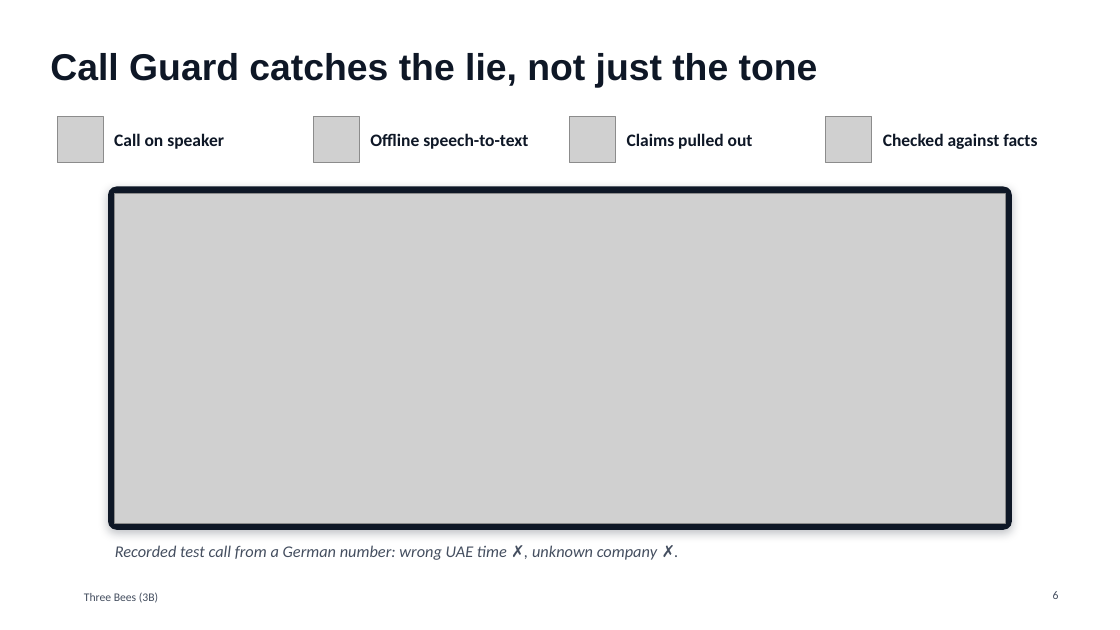
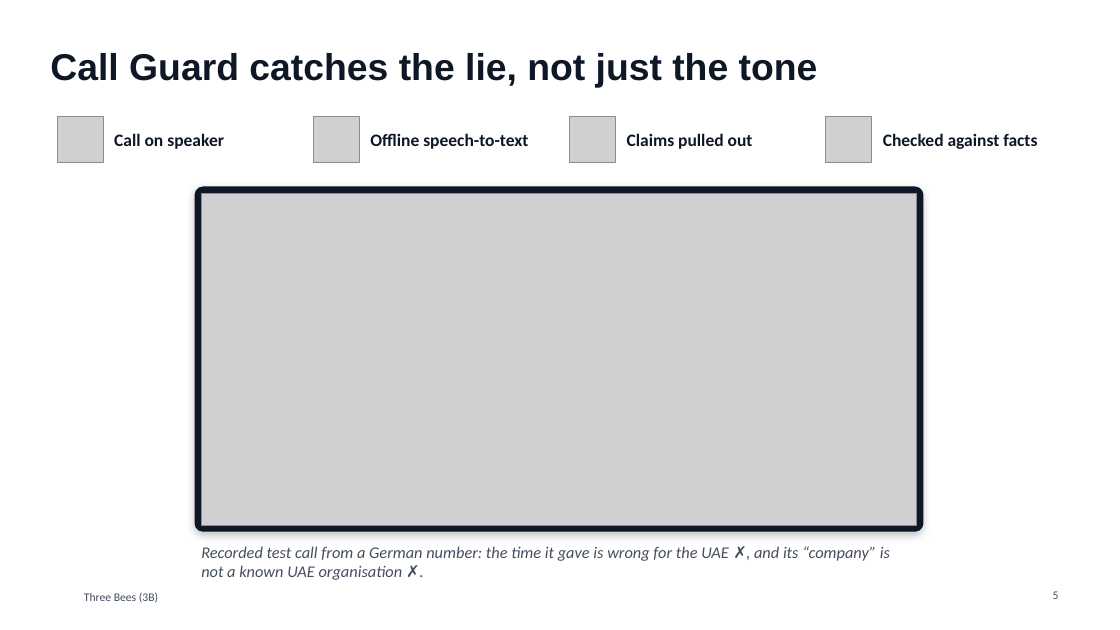
Before and after one commit to Mezx-1/three-bees, a slide deck: slide 5 of docs/presentation/ThreeBees_3B.pptx (slide 6 before the commit). Drawn at 1120x630 pixels with LibreOffice and Linux fonts; fonts in the diff are those of the drawing; grey boxes stand for pictures; background and template pictures are left out. Boxes give left, top, right and bottom in pixels: in the first picture for what was removed or moved away, otherwise in the second. Text is boxed around its words. In the diff, an @@ line names an element or a change of style, - is before the commit and + after.

```diff
--- a/docs/presentation/ThreeBees_3B.pptx
+++ b/docs/presentation/ThreeBees_3B.pptx
@@ rounded rectangle: place and size @@
-rounded rectangle at [108, 187, 1012, 530]
+rounded rectangle at [195, 187, 924, 532]
@@ picture: place and size @@
-picture at [115, 193, 1006, 523]
+picture at [202, 193, 918, 525]
@@ text at [201, 546, 890, 580]: text changed @@
-Recorded test call from a German number: wrong UAE time ✗, unknown company ✗.
+Recorded test call from a German number: the time it gave is wrong for the UAE ✗, and its “company” is not a known UAE organisation ✗.
@@ page number at [1053, 591, 1059, 599]: text changed @@
-6
+5
```
Also in this commit, not shown: 6 other slides changed, 4 slides added, 3 slides removed, 1 other file.
